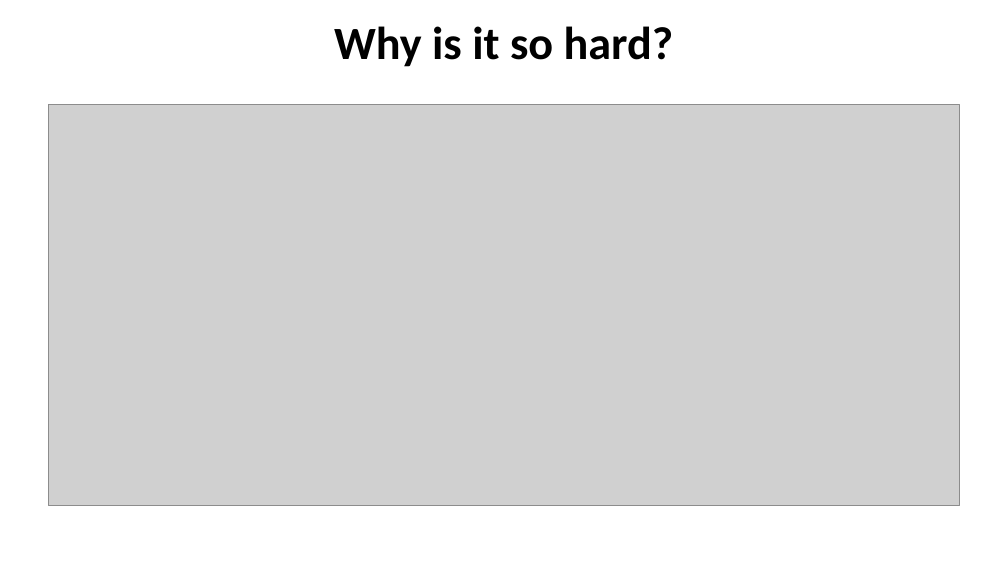
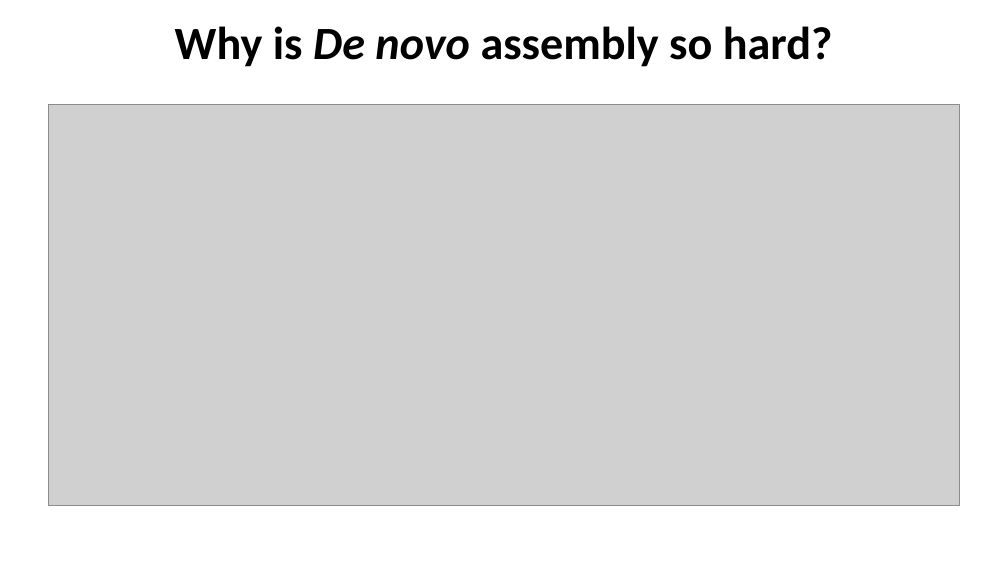
Before and after one commit to Jokendo-collab/aced-bioinfo, a slide deck: slide 7 of JavanIntroSlides/intro2assembly_part1.pptx. Drawn at 1008x567 pixels with LibreOffice and Linux fonts; fonts in the diff are those of the drawing; grey boxes stand for pictures. Boxes give left, top, right and bottom in pixels: in the first picture for what was removed or moved away, otherwise in the second. Text is boxed around its words. In the diff, an @@ line names an element or a change of style, - is before the commit and + after.

```diff
--- a/JavanIntroSlides/intro2assembly_part1.pptx
+++ b/JavanIntroSlides/intro2assembly_part1.pptx
@@ title at (175,26,833,67): text changed @@
-Why is it so hard?
+Why is De novo assembly so hard?
```
Also in this commit, not shown: 8 other slides changed, 1 other file.
